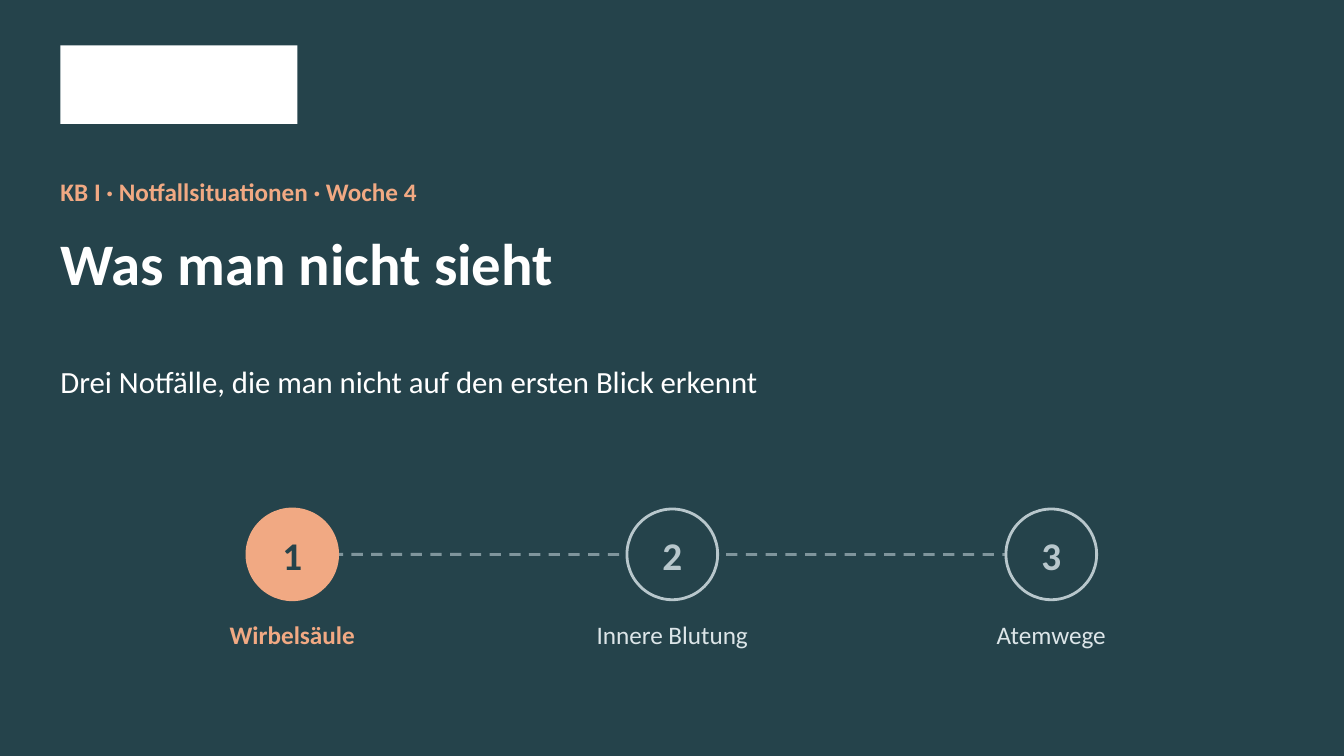
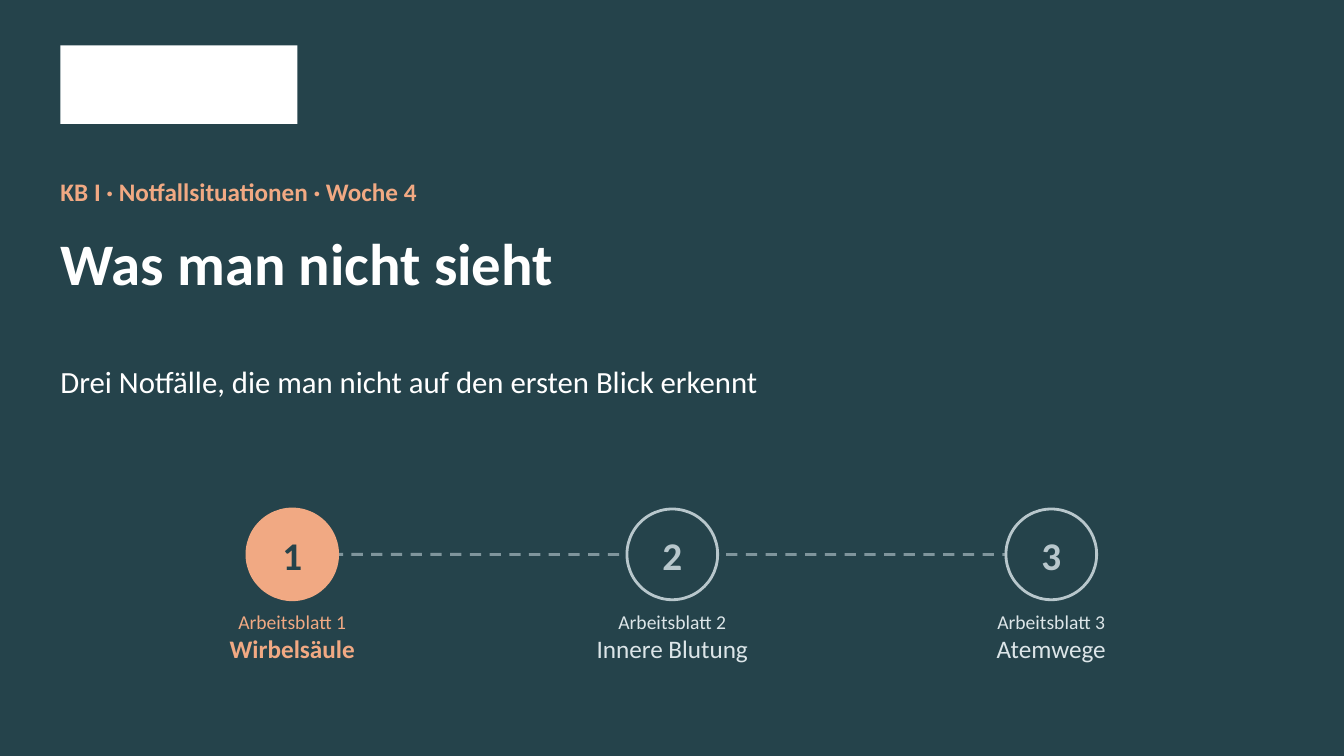
Before and after one commit to klawittersven-arch/3BFP2-kb1-notfall, a slide deck: slide 1 of arbeitsblatt/KB1_W4_Praesentation_1_Einstieg_Wirbelsaeule.pptx. Drawn at 1344x756 pixels with LibreOffice and Linux fonts; fonts in the diff are those of the drawing; background and template pictures are left out. Boxes give left, top, right and bottom in pixels: in the first picture for what was removed or moved away, otherwise in the second. Text is boxed around its words. In the diff, an @@ line names an element or a change of style, - is before the commit and + after.

```diff
--- a/arbeitsblatt/KB1_W4_Praesentation_1_Einstieg_Wirbelsaeule.pptx
+++ b/arbeitsblatt/KB1_W4_Praesentation_1_Einstieg_Wirbelsaeule.pptx
@@ text at [238, 615, 346, 629]: paragraph added @@
+Arbeitsblatt 1
@@ text at [618, 615, 726, 629]: paragraph added @@
+Arbeitsblatt 2
@@ vertical alignment middle to top in 3 elements at [597, 615, 747, 663], [230, 615, 355, 658], [997, 615, 1106, 663] @@
@@ text at [997, 615, 1105, 629]: paragraph added @@
+Arbeitsblatt 3
```
Also in this commit, not shown: 4 other slides changed, 3 other files.
